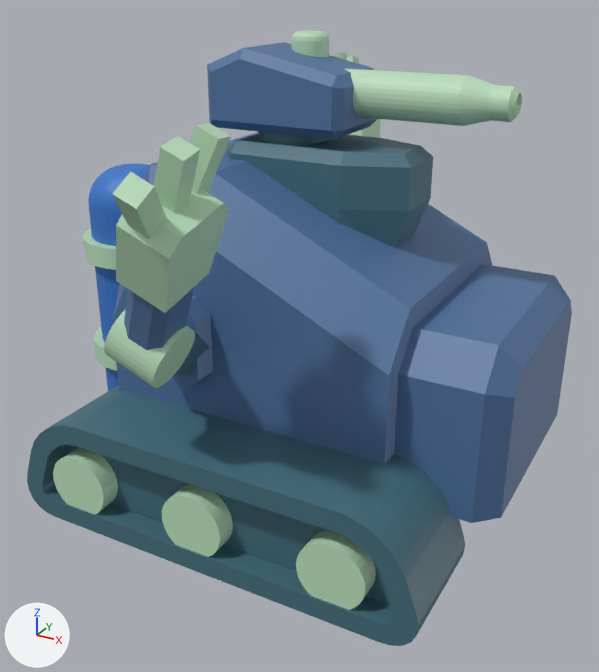
An edit to the Blender file Assets/worker.blend, drawn before and after from the same camera.
Camera for both pictures: a camera (50 mm lens) standing at (2.57, -4.9, 3.47) and looking at (-0.04, -0.14, 1.09). Every picture has the same lights, and +X, +Y and +Z are marked at lower left.
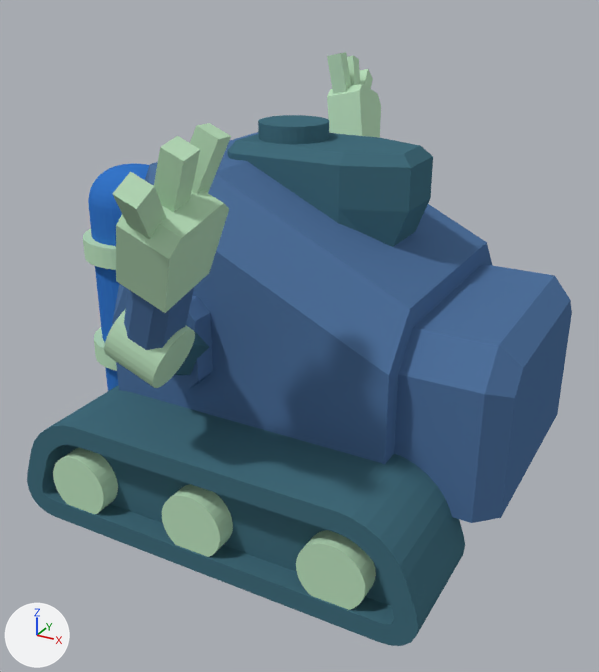
Where the change shows, as pixel boxes (x1, y1, x2, y2) in the pictures (599 x 672 px):
```json
{"object": "Cube", "change": "surface changed", "before": [40, 54, 572, 634], "after": [40, 54, 572, 634]}
{"object": "Cube.018", "change": "surface changed, moved", "before": [207, 31, 522, 139], "on screen": "not visible afterwards"}
```

The change, as JSON lines over the scene's bpy script:
```json
{"op": "set", "path": "mat_material.roughness", "old": "0.5", "new": "1.0"}
{"op": "add", "block": "mat_material", "code": "mat_material.specular_ior_level = 0.0"}
{"op": "set", "path": "ob_cube_018.location", "old": "(-0.163, 0.0, 2.806)", "new": "(-0.163, 0.0, 0.119)"}
```
